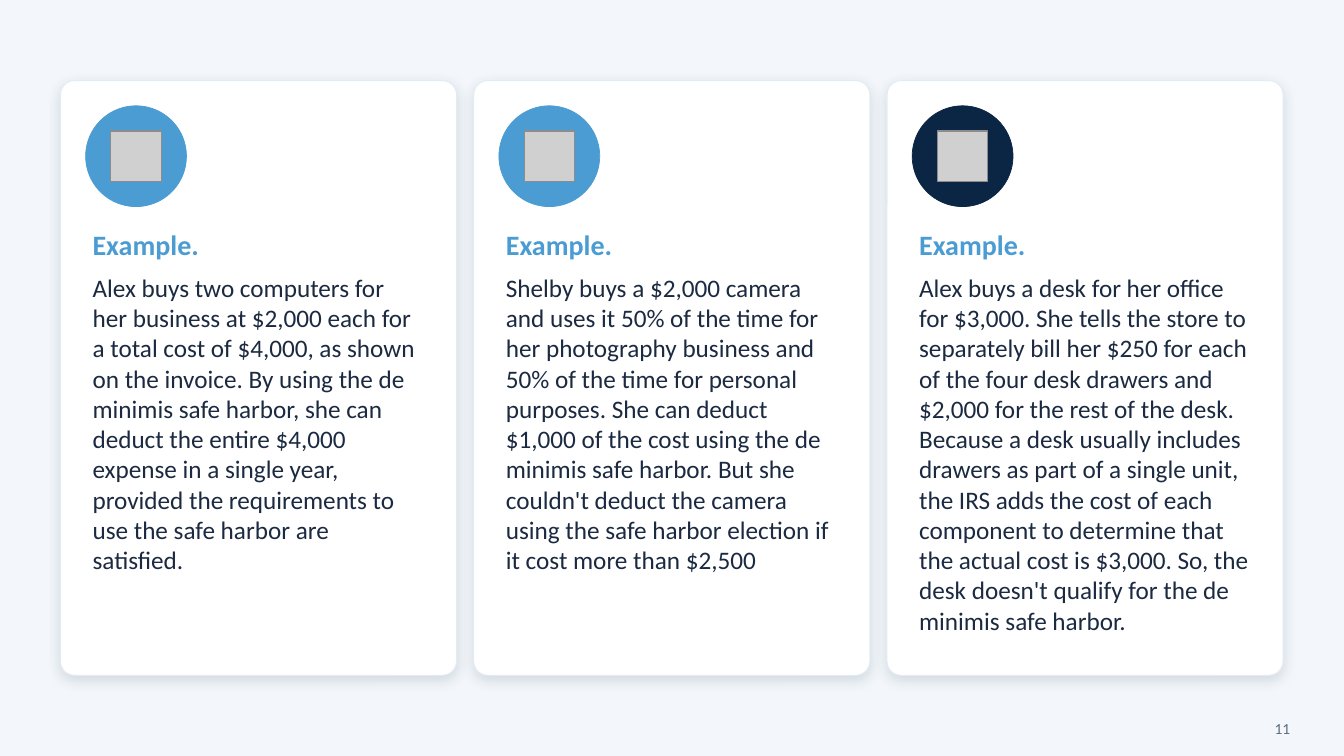
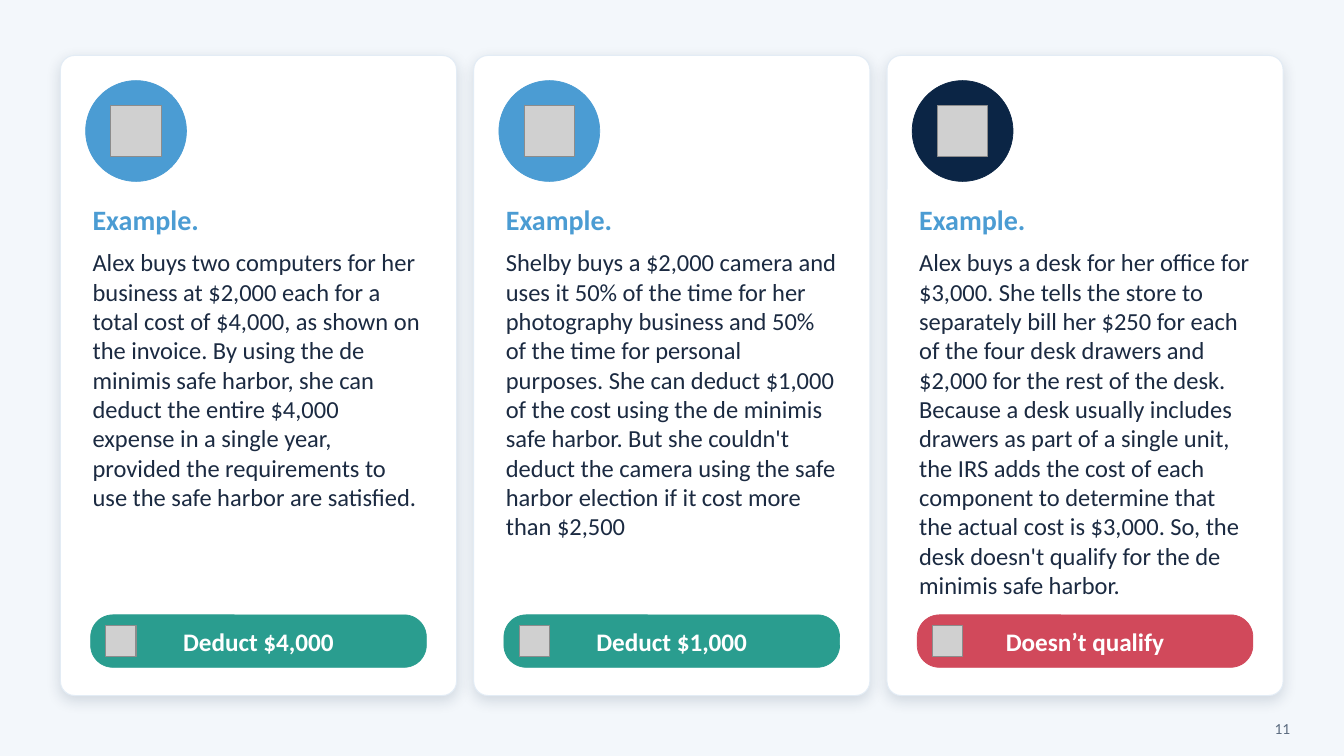
Before and after one commit to Hrishiv67/Ppapp, a slide deck: slide 11 of 2026-10-2_Presentation_-_Bijal_refreshed.pptx. Drawn at 1344x756 pixels with LibreOffice and Linux fonts; fonts in the diff are those of the drawing; grey boxes stand for pictures. Boxes give left, top, right and bottom in pixels: in the first picture for what was removed or moved away, otherwise in the second. Text is boxed around its words. In the diff, an @@ line names an element or a change of style, - is before the commit and + after.

```diff
--- a/2026-10-2_Presentation_-_Bijal_refreshed.pptx
+++ b/2026-10-2_Presentation_-_Bijal_refreshed.pptx
@@ rounded rectangle "Example.": place and size @@
-rounded rectangle "Example." at (60, 81, 457, 676)
+rounded rectangle "Example." at (60, 55, 457, 696)
@@ rounded rectangle "Example.": place and size @@
-rounded rectangle "Example." at (474, 81, 870, 676)
+rounded rectangle "Example." at (474, 55, 870, 696)
@@ rounded rectangle "Example.": place and size @@
-rounded rectangle "Example." at (887, 81, 1284, 676)
+rounded rectangle "Example." at (887, 55, 1284, 696)
@@ 3 pictures, 3 ellipses: place and size @@
-3 pictures, 3 ellipses at (86, 106, 1013, 207)
+3 pictures, 3 ellipses at (86, 81, 1013, 181)
@@ text in rounded rectangle at (93, 254, 420, 506): size 18 to 17.5 pt @@
@@ text in rounded rectangle at (506, 254, 836, 538): size 18 to 17.5 pt @@
@@ text in rounded rectangle at (919, 254, 1249, 594): size 18 to 17.5 pt @@
@@ rounded rectangle added at (91, 615, 426, 667), fill #2A9D8F, outline #2A9D8F 0.5 pt, 18 pt, text #FFFFFF, bold @@
+Deduct $4,000
@@ picture added at (106, 626, 136, 656) @@
@@ rounded rectangle added at (504, 615, 840, 667), fill #2A9D8F, outline #2A9D8F 0.5 pt, 18 pt, text #FFFFFF, bold @@
+Deduct $1,000
@@ picture added at (519, 626, 549, 656) @@
@@ rounded rectangle added at (918, 615, 1253, 667), fill #D1495B, outline #D1495B 0.5 pt, 18 pt, text #FFFFFF, bold @@
+Doesn’t qualify
@@ picture added at (933, 626, 963, 656) @@
```
Also in this commit, not shown: 6 other slides changed.
